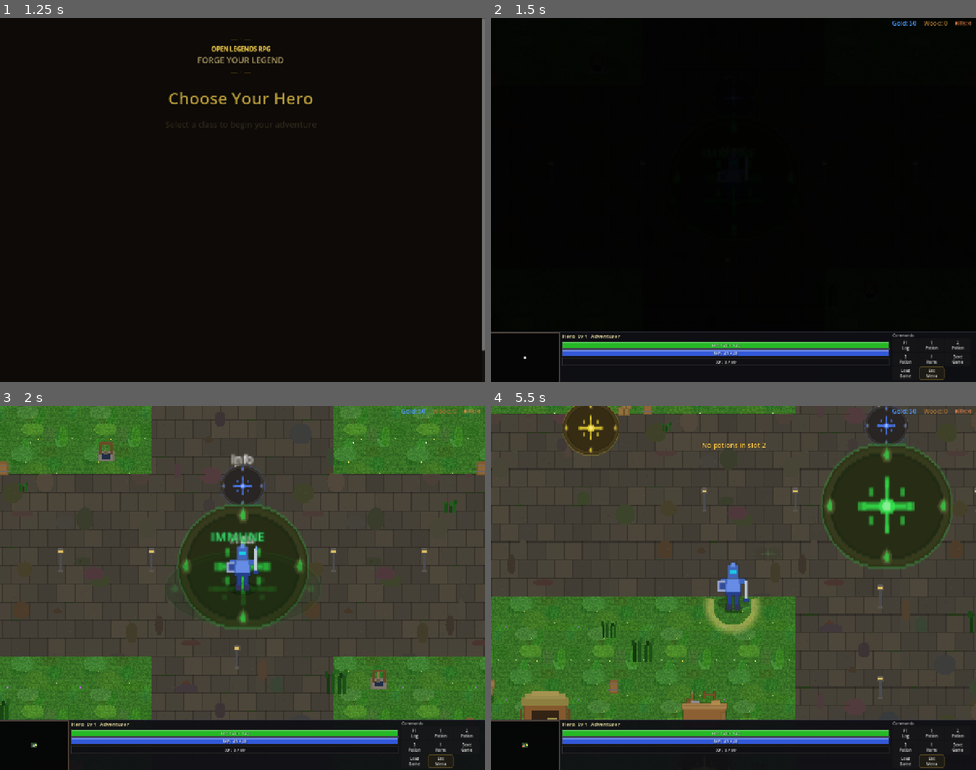
Above: before the commit, frames 1-4 (two rows, left to right).
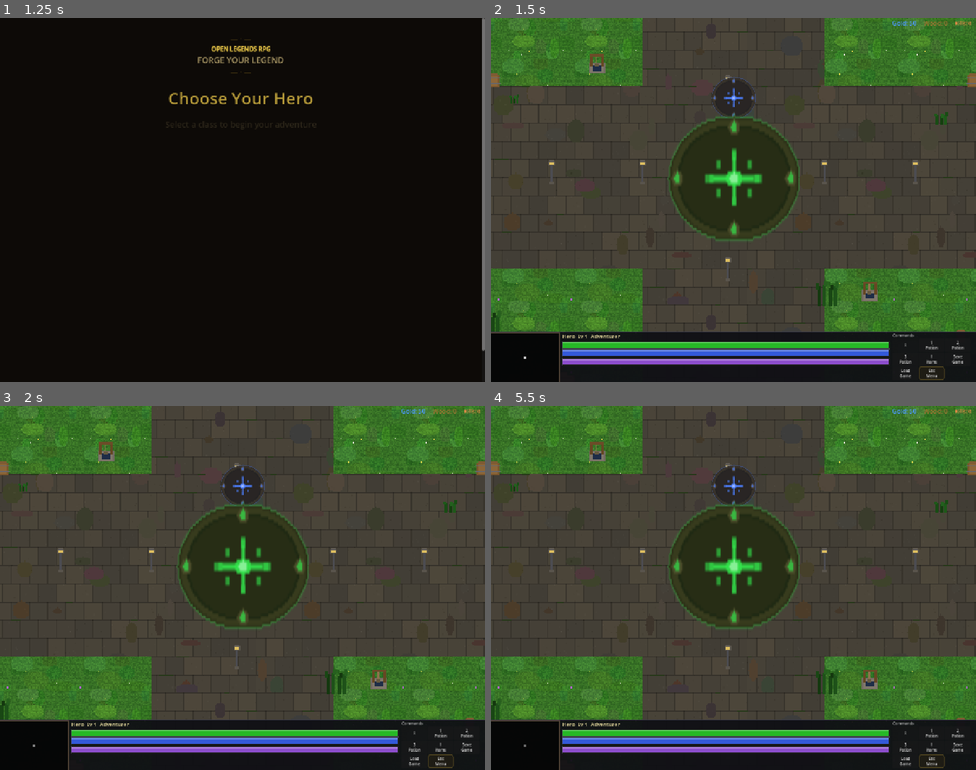
Above: after the commit, the same moments.

Repository: slxny/legends-open-rpg
Game: Godot game, scene res://scenes/main.tscn
Same seed, same stepped clock (60 frames per second), same inputs: the game is played once before the commit and once after it.
Inputs (mouse positions are in pixels of both pictures, inside the frame that each line leads up to):
- Up to frame 1 (1.25 s): tap Enter at 0.5 s; move the mouse to (349, 181) at 0.52 s; hold D (move_right) from 0.53 s (still down); hold Space (attack) from 0.53 s (still down); click (349, 181) at 0.67 s
- Up to frame 2 (1.5 s): release D (move_right) at 1.25 s; release Space (attack) at 1.25 s; drag from (636, 218) to (709, 272) at 1.27 s
- Up to frame 3 (2 s): no input
- Up to frame 4 (5.5 s): move the mouse to (524, 744) at 2.02 s; hold D (move_right) 2.03-2.75 s; hold Space (attack) 2.03-2.75 s; tap E (ability_2) at 2.1 s; click (524, 744) at 2.17 s; drag from (709, 660) to (942, 482) at 2.77 s; move the mouse to (879, 642) at 3.52 s; hold A (move_left) 3.53-4.25 s; hold Space (attack) 3.53-4.25 s; tap F (interact) at 3.6 s; click (879, 642) at 3.67 s; drag from (588, 533) to (922, 748) at 4.27 s; move the mouse to (757, 588) at 5.02 s; hold S (move_down) from 5.03 s (still down); hold Space (attack) from 5.03 s (still down); tap 2 at 5.1 s; click (757, 588) at 5.17 s

Frame 1 is identical in both runs. In frame 2, 87% of the frame differs, in the area x 0-100%, y 0-96%; in frame 3, 2.2%; in frame 4, 47%.
Error before the commit: Invalid assignment of property or key '_mobile_potion_btns' with value of type 'Array' on a base object of type 'CharacterBody2D (player.gd)'. (res://scenes/ui…
Error after the commit: Parse Error: Could not preload resource script "res://scenes/enemies/enemy.gd". (res://scenes/player/player.gd:2882)

Commit message:
Optimize combat performance: fewer sqrt calls, cached enemy queries, smooth zoom
- Enemy separation push: replace sqrt/normalized with squared-distance approximation
- Enemy attack state: skip sqrt when at ideal combat distance
- Player special attacks: cache nearby enemies list (5x/sec) instead of scanning all enemies
- Camera zoom: lerp interpolation for scroll wheel and trackpad (pinch stays direct)
- Arrow rain: single staggered tween instead of 12 create_timer allocations
- Enemy labels: skip redundant scale updates when zoom hasn't changed

https://claude.ai/code/session_01DfmE9dPhPshpUJaQDKzSV1

Diff:
--- a/scenes/enemies/enemy.gd
+++ b/scenes/enemies/enemy.gd
@@ -42,6 +42,7 @@
 static var _zoom_comp_frame: int = -1
 static var _zoom_comp_value: float = 1.0
 var _info_label: Label = null
+var _last_zoom_comp: float = -1.0  # Last applied zoom compensation (skip redundant updates)
 
 # Distance-based sleep/wake — enemies far from the player disable physics processing
 var _is_sleeping: bool = false
@@ -368,15 +369,18 @@
 		global_position = global_position.clamp(movement_bounds.position, movement_bounds.end)
 
 	# Zoom-compensate in-world labels so text stays readable at all zoom levels
+	# Only update when zoom actually changed (avoids redundant property sets)
 	if name_label.visible or hp_bar.visible:
 		var _zc = _get_zoom_compensation()
-		var _zs = Vector2(_zc, _zc)
-		if name_label.visible:
-			name_label.scale = _zs
-		if hp_bar.visible:
-			hp_bar.scale = _zs
-		if _info_label and is_instance_valid(_info_label):
-			_info_label.scale = _zs
+		if absf(_zc - _last_zoom_comp) > 0.001:
+			_last_zoom_comp = _zc
+			var _zs = Vector2(_zc, _zc)
+			if name_label.visible:
+				name_label.scale = _zs
+			if hp_bar.visible:
+				hp_bar.scale = _zs
+			if _info_label and is_instance_valid(_info_label):
+				_info_label.scale = _zs
 
 func _process_idle(delta: float) -> void:
 	velocity = Vector2.ZERO
@@ -487,24 +491,30 @@
 		var diff = pos - other.global_position
 		var dist_sq = diff.length_squared()
 		if dist_sq < check_radius_sq and dist_sq > 0.1:
-			var dist = sqrt(dist_sq)
-			# Inverse-linear falloff: stronger push when closer
-			var strength = (1.0 - dist / check_radius) * 150.0
-			push += diff.normalized() * strength
+			# Approximate inverse-linear falloff without sqrt/normalized:
+			# strength ~ (1 - dist/radius) * 150, direction ~ diff/dist
+			# Combined: diff * (150 / dist) * (1 - dist/radius)
+			#         = diff * 150 * (1/dist - 1/radius)
+			#         ≈ diff * 150 * (1/dist_sq^0.5 - inv_radius)
+			# Use dist_sq ratio for cheaper approximation:
+			var ratio = dist_sq / check_radius_sq  # 0..1 (closer = smaller)
+			var strength = (1.0 - ratio) * 150.0  # quadratic falloff (close enough)
+			push += diff * (strength / dist_sq)  # diff/dist_sq approximates normalized/dist
 	# Push away from the player to prevent piling on top of them
 	if is_instance_valid(target):
 		var player_diff = pos - target.global_position
 		var player_dist_sq = player_diff.length_squared()
-		var player_push_radius: float = 30.0
-		var player_push_radius_sq = player_push_radius * player_push_radius
+		var player_push_radius_sq: float = 900.0  # 30.0 * 30.0
 		if player_dist_sq < player_push_radius_sq and player_dist_sq > 0.1:
-			var player_dist = sqrt(player_dist_sq)
-			var player_strength = (1.0 - player_dist / player_push_radius) * 200.0
-			push += player_diff.normalized() * player_strength
+			var ratio = player_dist_sq / player_push_radius_sq
+			var player_strength = (1.0 - ratio) * 200.0
+			push += player_diff * (player_strength / player_dist_sq)
 	# Softer cap during attack so combat positioning isn't disrupted
 	var max_push = 70.0 if in_attack else 120.0
-	if push.length_squared() > max_push * max_push:
-		push = push.normalized() * max_push
+	var max_push_sq = max_push * max_push
+	var push_len_sq = push.length_squared()
+	if push_len_sq > max_push_sq:
+		push *= max_push / sqrt(push_len_sq)  # Only sqrt when actually clamping
 	_cached_sep_push = push
 	return push
 
@@ -558,23 +568,29 @@
 
 	# Keep enemies spread apart and maintain comfortable combat distance
 	var sep = _get_separation_push(true)
-	var dist = to_target.length()
+	var dist_sq = to_target.length_squared()
 	var ideal_dist = stats.attack_range * 0.85
+	var ideal_dist_sq = ideal_dist * ideal_dist
 	var move_toward = Vector2.ZERO
-	if dist > 0.1:
-		var dir_to_target = to_target.normalized()
-		if dist < ideal_dist:
-			# Back off slowly if too close
-			move_toward = -dir_to_target * stats.move_speed * 0.15
-		elif dist > ideal_dist + 5.0:
-			# Close in gently — don't chase the player at full speed
-			var urgency = clampf((dist - ideal_dist) / (stats.attack_range * 0.5), 0.1, 0.3)
-			move_toward = dir_to_target * stats.move_speed * urgency
-
-		# Project separation perpendicular to target direction so enemies
-		# fan out around the player instead of being pushed away from them
-		var perp = Vector2(-dir_to_target.y, dir_to_target.x)
-		sep = perp * sep.dot(perp)
+	if dist_sq > 0.01:
+		var ideal_plus_5_sq = (ideal_dist + 5.0) * (ideal_dist + 5.0)
+		# Only compute sqrt when we actually need to adjust position
+		if dist_sq < ideal_dist_sq or dist_sq > ideal_plus_5_sq:
+			var dist = sqrt(dist_sq)
+			var dir_to_target = to_target / dist  # normalized without second sqrt
+			if dist < ideal_dist:
+				move_toward = -dir_to_target * stats.move_speed * 0.15
+			else:
+				var urgency = clampf((dist - ideal_dist) / (stats.attack_range * 0.5), 0.1, 0.3)
+				move_toward = dir_to_target * stats.move_speed * urgency
+			var perp = Vector2(-dir_to_target.y, dir_to_target.x)
+			sep = perp * sep.dot(perp)
+		else:
+			# In ideal range — just project separation perpendicular
+			var inv_dist = 1.0 / sqrt(dist_sq)
+			var dir_to_target = to_target * inv_dist
+			var perp = Vector2(-dir_to_target.y, dir_to_target.x)
+			sep = perp * sep.dot(perp)
 
 	velocity = move_toward + sep
 	move_and_slide()
--- a/scenes/player/player.gd
+++ b/scenes/player/player.gd
@@ -16,6 +16,11 @@
 var is_on_heal_beacon: bool = false  # True while standing on a heal beacon — blocks all damage
 var _death_tween: Tween = null  # Active death/respawn animation tween
 var _enemies_in_range: Array[Node2D] = []
+# Cached list of nearby enemies for special attacks (updated every 0.2s, avoids full group scan)
+var _nearby_enemies: Array[Node2D] = []
+var _nearby_enemies_timer: float = 0.0
+const NEARBY_ENEMIES_RADIUS_SQ: float = 250000.0  # 500px radius squared
+const NEARBY_ENEMIES_INTERVAL: float = 0.2
 var _trees_in_range: Array[Node2D] = []
 var _target_tree: Node2D = null  # Tree targeted by click-to-harvest
 var _target_enemy: Node2D = null  # Enemy targeted by left-click-to-attack
@@ -27,6 +32,10 @@
 var _stuck_time: float = 0.0  # Tracks how long we've been colliding while moving
 
 var _shadow: Sprite2D = null
+
+# Smooth zoom interpolation
+var _target_zoom: Vector2 = Vector2.ZERO  # Zero = uninitialized, will be set on first use
+const ZOOM_LERP_SPEED: float = 10.0
 
 # Smooth movement
 const ACCEL: float = 900.0  # Pixels/sec² — how fast we reach top speed
@@ -398,6 +407,17 @@
 	_update_walk_anim(delta)
 	stats.process_regen(delta)
 
+	# Periodically cache nearby enemies for special attacks (avoids full group scan)
+	_nearby_enemies_timer -= delta
+	if _nearby_enemies_timer <= 0.0:
+		_nearby_enemies_timer = NEARBY_ENEMIES_INTERVAL
+		_nearby_enemies.clear()
+		var pos = global_position
+		for enemy in _nearby_enemies:
+			if is_instance_valid(enemy) and not enemy.get("_is_dead") and enemy.has_method("take_damage"):
+				if pos.distance_squared_to(enemy.global_position) < NEARBY_ENEMIES_RADIUS_SQ:
+					_nearby_enemies.append(enemy)
+
 	if _attack_cooldown > 0.0:
 		_attack_cooldown -= delta
 	if _tap_aim_timer > 0.0:
@@ -541,6 +561,10 @@
 			var decay = _shake_time_left / SHAKE_DURATION
 			camera.offset = Vector2(randf_range(-1, 1), randf_range(-1, 1)) * _shake_intensity * decay
 
+	# Smooth zoom interpolation
+	if _target_zoom != Vector2.ZERO and camera.zoom.distance_squared_to(_target_zoom) > 0.0001:
+		camera.zoom = camera.zoom.lerp(_target_zoom, clampf(ZOOM_LERP_SPEED * delta, 0.0, 1.0))
+
 	# Update facing direction from movement (skip during charge — aim takes priority)
 	if velocity.length_squared() > 25.0 and not _is_attack_animating and not _is_charging:
 		_set_facing(velocity.normalized())
@@ -836,8 +860,7 @@
 
 	if event is InputEventMagnifyGesture:
 		# Trackpad pinch: factor > 1 = pinch out (zoom in), < 1 = pinch in (zoom out)
-		var new_zoom = (camera.zoom * event.factor).clamp(z_min, z_max)
-		camera.zoom = new_zoom
+		_target_zoom = (camera.zoom * event.factor).clamp(z_min, z_max)
 		return
 
 	# While charging, clicks set aim direction instead of moving
@@ -852,10 +875,12 @@
 
 	if event is InputEventMouseButton and event.pressed:
 		if event.button_index == MOUSE_BUTTON_WHEEL_UP:
-			camera.zoom = (camera.zoom + Vector2(ZOOM_STEP, ZOOM_STEP)).clamp(z_min, z_max)
+			var base = _target_zoom if _target_zoom != Vector2.ZERO else camera.zoom
+			_target_zoom = (base + Vector2(ZOOM_STEP, ZOOM_STEP)).clamp(z_min, z_max)
 			return
 		elif event.button_index == MOUSE_BUTTON_WHEEL_DOWN:
-			camera.zoom = (camera.zoom - Vector2(ZOOM_STEP, ZOOM_STEP)).clamp(z_min, z_max)
+			var base = _target_zoom if _target_zoom != Vector2.ZERO else camera.zoom
+			_target_zoom = (base - Vector2(ZOOM_STEP, ZOOM_STEP)).clamp(z_min, z_max)
 			return
 
 		if event.button_index == MOUSE_BUTTON_LEFT or event.button_index == MOUSE_BUTTON_RIGHT:
@@ -1299,7 +1324,7 @@
 	# Snapshot targets in a cone in front of the player (up to 5)
 	var start_pos = global_position
 	var cone_targets: Array[Node2D] = []
-	for enemy in get_tree().get_nodes_in_group("enemies"):
+	for enemy in _nearby_enemies:
 		if not is_instance_valid(enemy) or enemy.get("_is_dead") or not enemy.has_method("take_damage"):
 			continue
 		var to_enemy = enemy.global_position - start_pos
@@ -1465,7 +1490,7 @@
 	var start_pos = global_position
 	var end_pos = start_pos + dir * slash_range
 	var slash_targets: Array[Node2D] = []
-	for enemy in get_tree().get_nodes_in_group("enemies"):
+	for enemy in _nearby_enemies:
 		if not is_instance_valid(enemy) or enemy.get("_is_dead") or not enemy.has_method("take_damage"):
 			continue
 		var dist_to_path = _point_to_segment_dist(enemy.global_position, start_pos, end_pos)
@@ -1764,9 +1789,10 @@
 
 	# Snapshot enemies in range BEFORE animation (they might move)
 	var rain_targets: Array[Node2D] = []
-	for enemy in get_tree().get_nodes_in_group("enemies"):
+	var rain_radius_sq = rain_radius * rain_radius
+	for enemy in _nearby_enemies:
 		if is_instance_valid(enemy) and not enemy.get("_is_dead") and enemy.has_method("take_damage"):
-			if enemy.global_position.distance_to(rain_center) <= rain_radius:
+			if enemy.global_position.distance_squared_to(rain_center) <= rain_radius_sq:
 				rain_targets.append(enemy)
 
 	# Dramatic bow raise animation
@@ -1782,20 +1808,22 @@
 		_spawn_effect_label("ARROW RAIN!", Color(0.6, 0.8, 1.0))
 
 		# Spawn arrows raining down with staggered timing (visual only)
+		# Use a single tween with intervals instead of 12 separate create_timer calls
 		var world = _get_world_node()
+		var arrow_tex = SpriteGenerator.get_texture("arrow_projectile")
+		var rain_tween = create_tween()
 		for i in range(arrow_count):
-			var delay = i * 0.04
-			get_tree().create_timer(delay).timeout.connect(func():
-				# Random position within radius
+			if i > 0:
+				rain_tween.tween_interval(0.04)
+			rain_tween.tween_callback(func():
 				var angle_r = randf() * TAU
 				var dist_r = randf() * rain_radius
 				var offset = Vector2(cos(angle_r), sin(angle_r)) * dist_r
 				var land_pos = rain_center + offset
 				var start_pos_arrow = land_pos + Vector2(randf_range(-20, 20), -90)
 
-				# Arrow visual
 				var arrow = _get_pooled_vfx()
-				arrow.texture = SpriteGenerator.get_texture("arrow_projectile")
+				arrow.texture = arrow_tex
 				arrow.global_position = start_pos_arrow
 				arrow.rotation = (land_pos - start_pos_arrow).angle()
 				arrow.modulate = Color(0.8, 0.9, 1.0, 0.9)
@@ -1803,9 +1831,7 @@
 
 				var atween = arrow.create_tween()
 				atween.tween_property(arrow, "global_position", land_pos, 0.1)
-				atween.tween_callback(func():
-					_spawn_impact_vfx(land_pos, false)
-				)
+				atween.tween_callback(_spawn_impact_vfx.bind(land_pos, false))
 				atween.tween_property(arrow, "modulate:a", 0.0, 0.15)
 				atween.tween_callback(_recycle_vfx.bind(arrow))
 			)
@@ -1846,7 +1872,7 @@
 	var end_pos_world = start_pos_world + dir * snipe_range
 	var best_target: Node2D = null
 	var best_dist := INF
-	for enemy in get_tree().get_nodes_in_group("enemies"):
+	for enemy in _nearby_enemies:
 		if not is_instance_valid(enemy) or enemy.get("_is_dead") or not enemy.has_method("take_damage"):
 			continue
 		var dist_to_path = _point_to_segment_dist(enemy.global_position, start_pos_world, end_pos_world)
--- a/scenes/ui/changelog_dialog.gd
+++ b/scenes/ui/changelog_dialog.gd
@@ -9,9 +9,22 @@
 var _is_visible: bool = false
 var _is_mobile: bool = false
 
-const GAME_VERSION := "v0.76.0"
+const GAME_VERSION := "v0.77.0"
 
 const CHANGELOG: Array[Dictionary] = [
+	{
+		"version": "v0.77.0",
+		"title": "Combat & camera performance — fewer sqrt, cached queries, smooth zoom",
+		"date": "2026-03-07",
+		"entries": [
+			"Eliminated sqrt/normalized calls in enemy separation push — uses squared-distance approximation",
+			"Optimized enemy attack-state movement — avoids sqrt when at ideal combat distance",
+			"Cached nearby enemies list (updated 5x/sec) — special attacks no longer scan every enemy in the world",
+			"Smooth camera zoom — scroll wheel and trackpad zoom now interpolates instead of jumping",
+			"Arrow rain uses single staggered tween instead of 12 separate timers",
+			"Enemy label zoom compensation skips redundant scale updates when zoom hasn't changed",
+		]
+	},
 	{
 		"version": "v0.76.0",
 		"title": "Q key closes panels + smoother gameplay with pooling & vsync",
